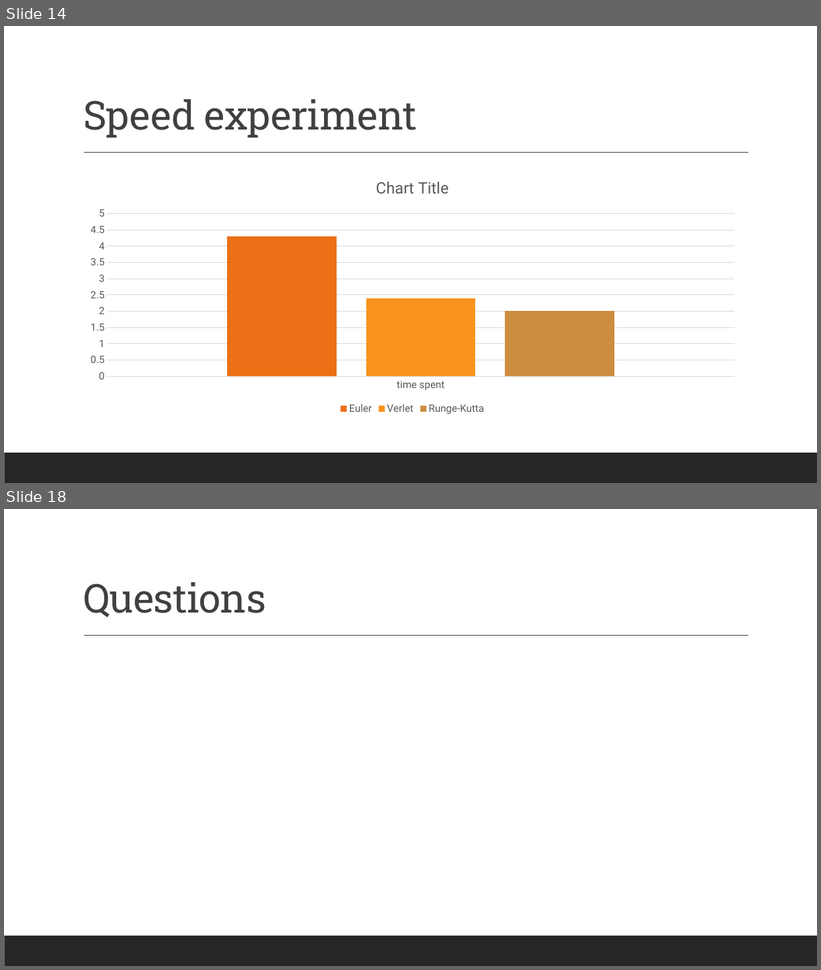
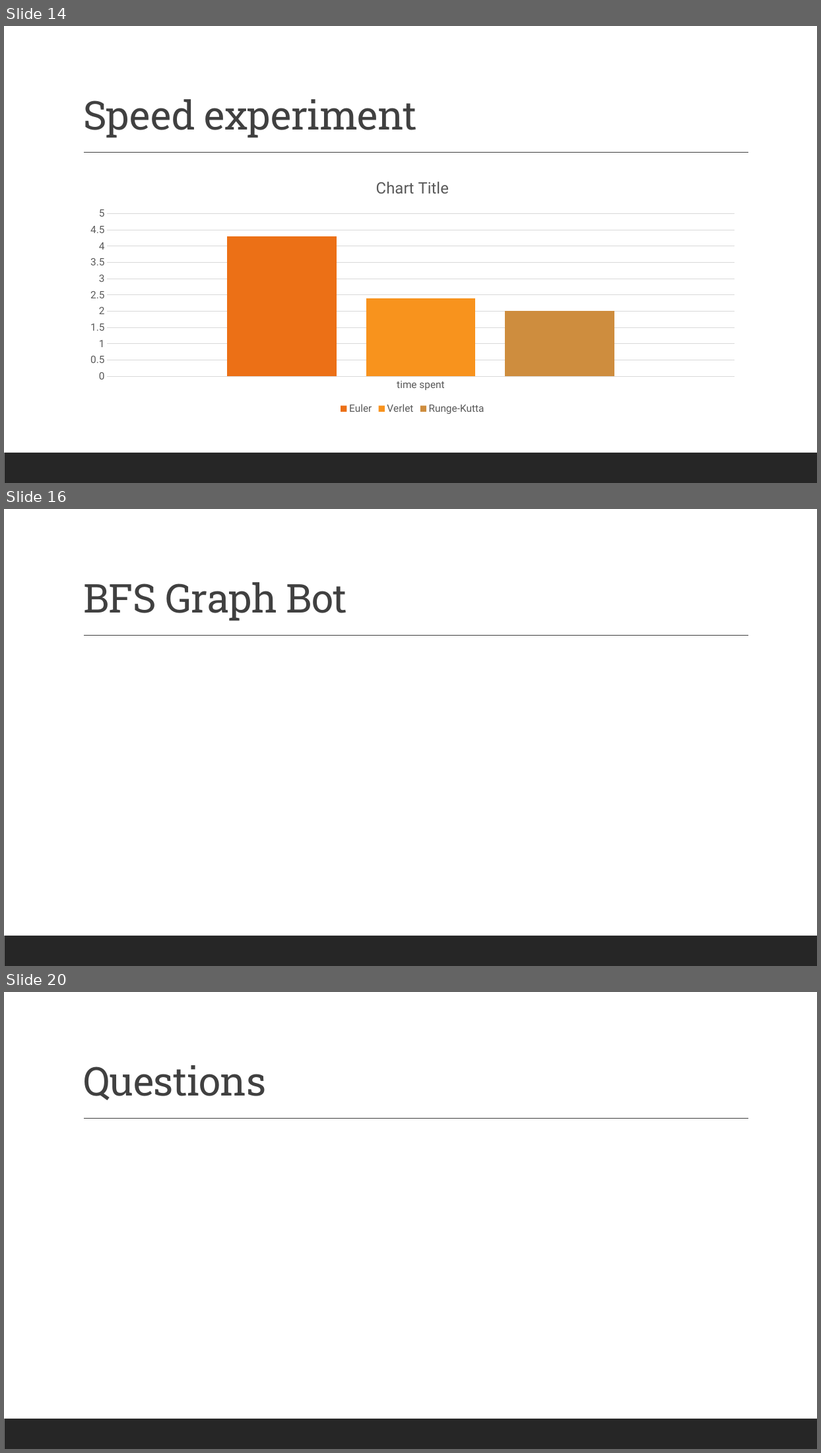
Before and after one commit to renesteeman/Project1-2_Group4, a slide deck: 04-PresentationThirdPhase.pptx. Shown one above the other, each under a label of ours: slides 14 and 18 before the commit, slides 14, 16 and 20 after it; the slides between them are not shown. The pictures are 821x970 and 821x1453 pixels, drawn with LibreOffice and Linux fonts; fonts in the diff are those of the drawing. Boxes give left, top, right and bottom in pixels: in the first picture for what was removed or moved away, otherwise in the second. Text is boxed around its words. In the diff, an @@ line names an element or a change of style, - is before the commit and + after.

```diff
--- a/04-PresentationThirdPhase.pptx
+++ b/04-PresentationThirdPhase.pptx
@@ slide 16 added at <box>4,509,817,966</box>, background #FFFFFF; not listed: 2 template elements that a slide beside it also shows @@
@@ title added at <box>83,582,347,621</box>, 47 pt, text #404040 @@
+BFS Graph Bot
@@ what was slide 18 is now slide 20 @@
```
Also in this commit, not shown: 1 slide changed, 5 other slides added, 4 slides removed, 1 other file.
